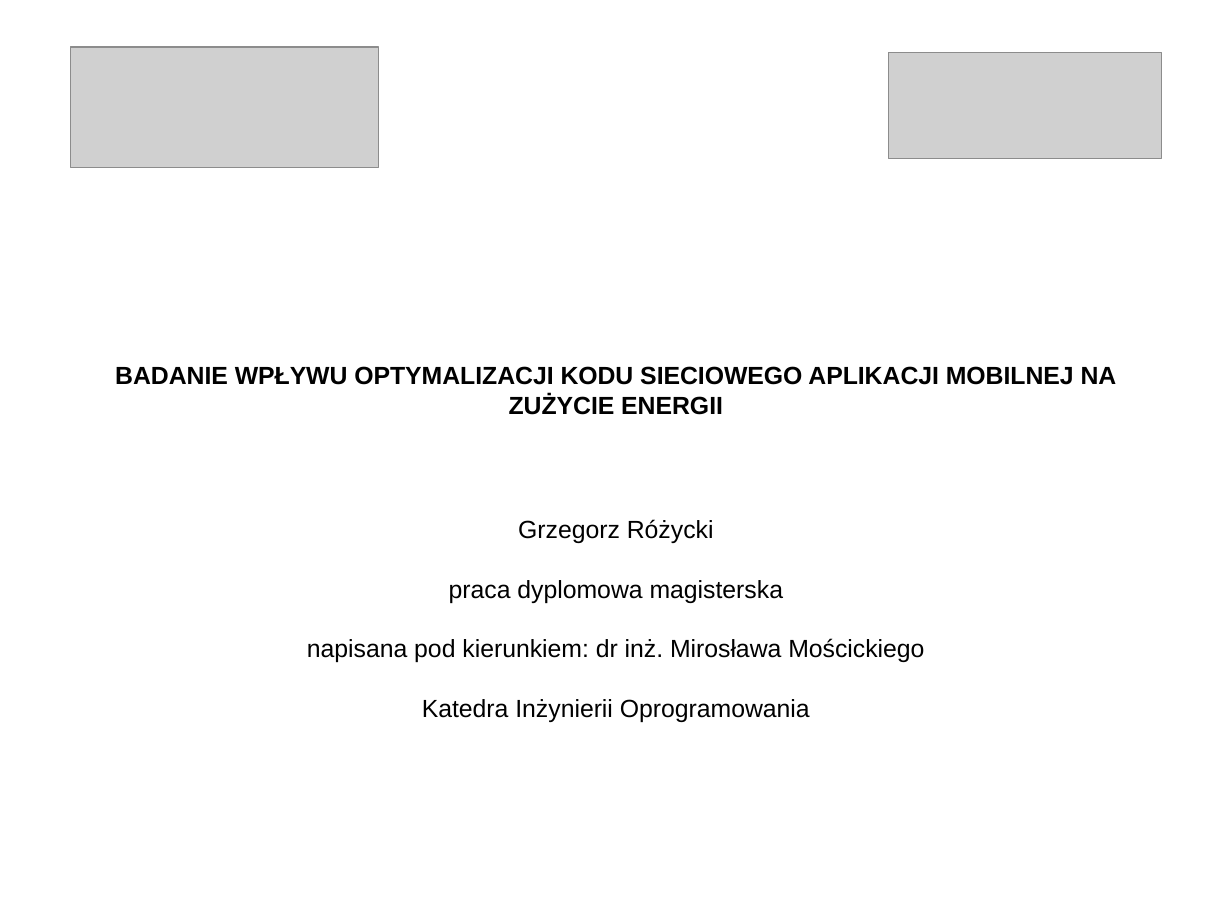
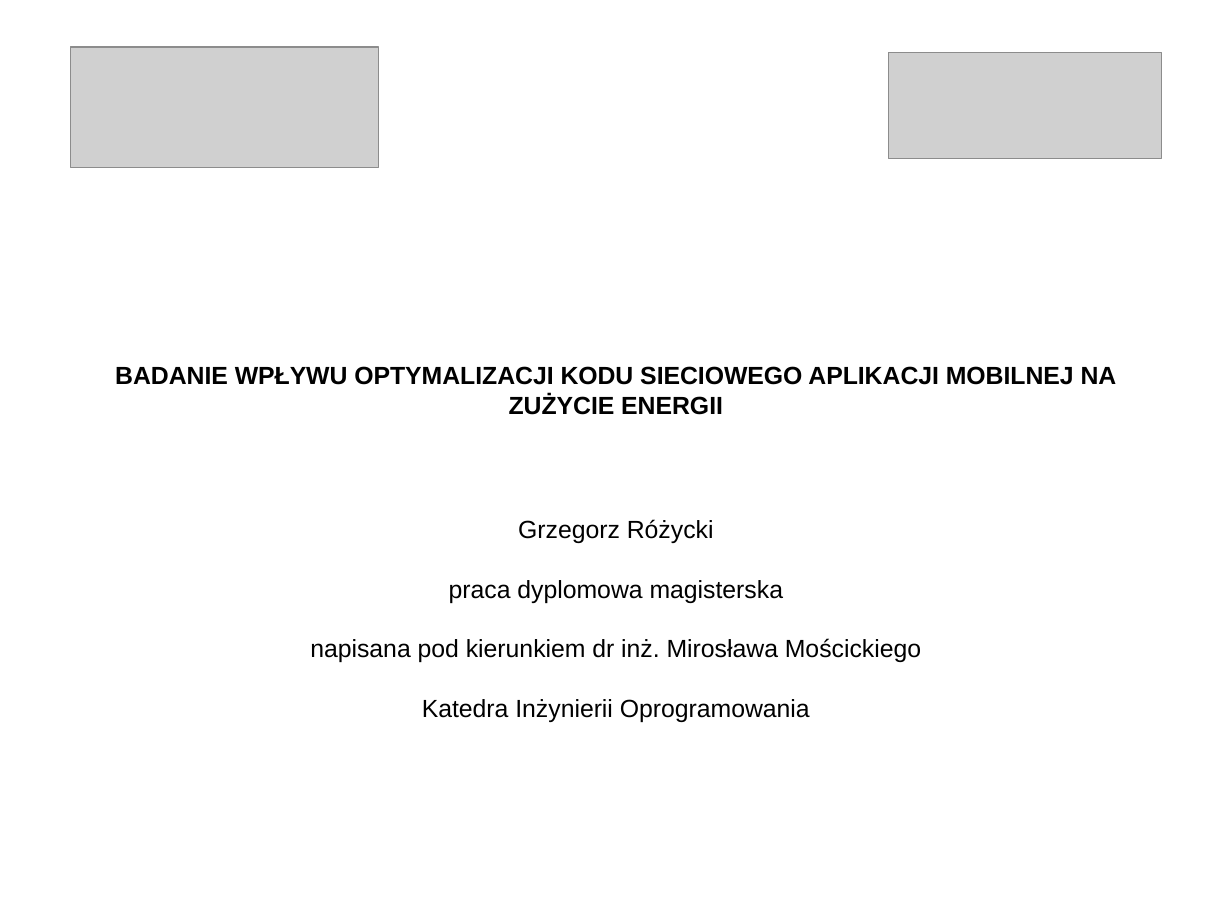
Before and after one commit to aksinghdce/master-thesis, a slide deck: slide 1 of prezentacja.odp. Drawn at 1232x924 pixels with LibreOffice and Linux fonts; fonts in the diff are those of the drawing; grey boxes stand for pictures. Boxes give left, top, right and bottom in pixels: in the first picture for what was removed or moved away, otherwise in the second. Text is boxed around its words. In the diff, an @@ line names an element or a change of style, - is before the commit and + after.

```diff
--- a/prezentacja.odp
+++ b/prezentacja.odp
@@ subtitle at bbox=[310, 638, 921, 662]: text changed @@
-napisana pod kierunkiem: dr inż. Mirosława Mościckiego
+napisana pod kierunkiem dr inż. Mirosława Mościckiego
```
Also in this commit, not shown: 4 other slides changed, 3 slides added.
